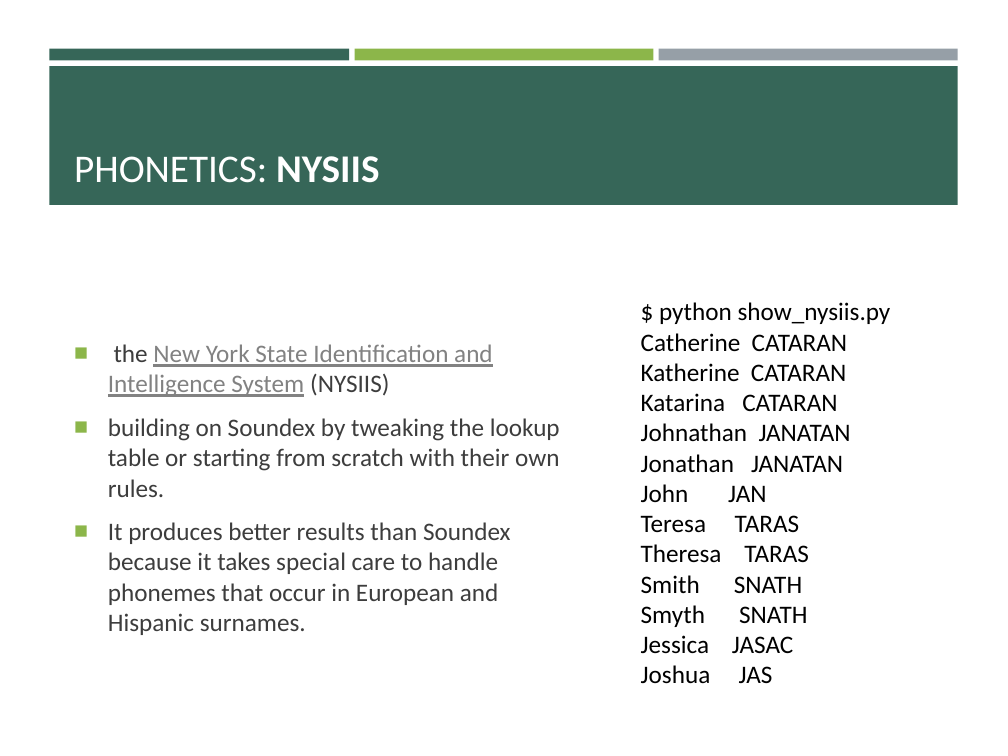
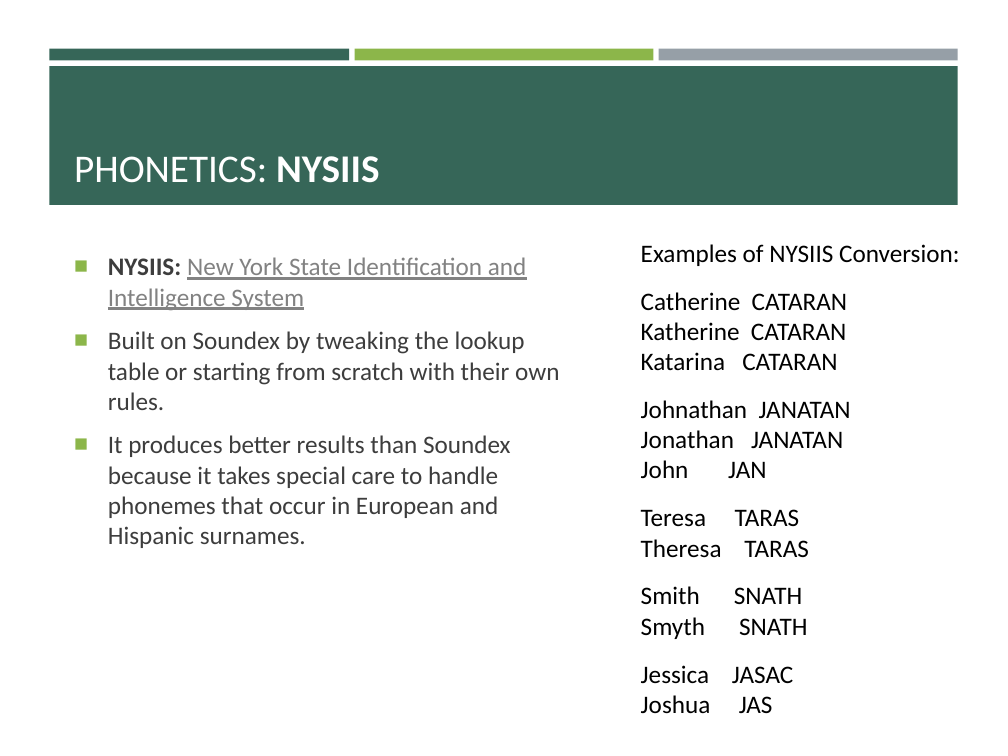
Before and after one commit to pulkitjain1004/autoRL, a slide deck: slide 7 of Record_Linkage.pptx (slide 6 before the commit). Drawn at 1008x756 pixels with LibreOffice and Linux fonts; fonts in the diff are those of the drawing. Boxes give left, top, right and bottom in pixels: in the first picture for what was removed or moved away, otherwise in the second. Text is boxed around its words. In the diff, an @@ line names an element or a change of style, - is before the commit and + after.

```diff
--- a/Record_Linkage.pptx
+++ b/Record_Linkage.pptx
@@ text "Examples of NYSIIS Conversion:": place and size @@
-text "Examples of NYSIIS Conversion:" at box(641, 302, 891, 684)
+text "Examples of NYSIIS Conversion:" at box(641, 244, 959, 714)
@@ text "NYSIIS: New York State Identification ..." at box(108, 257, 559, 548): vertical alignment middle to top @@
@@ text at box(108, 257, 559, 410): text changed @@
-■ the New York State Identification and Intelligence System (NYSIIS)
-■ building on Soundex by tweaking the lookup table or starting from scratch with their own rules.
+■ NYSIIS: New York State Identification and Intelligence System
+■ Built on Soundex by tweaking the lookup table or starting from scratch with their own rules.
@@ text at box(641, 244, 959, 266): text changed @@
-$ python show_nysiis.py
+Examples of NYSIIS Conversion:
```
Also in this commit, not shown: 13 other slides changed, 1 slide added.
